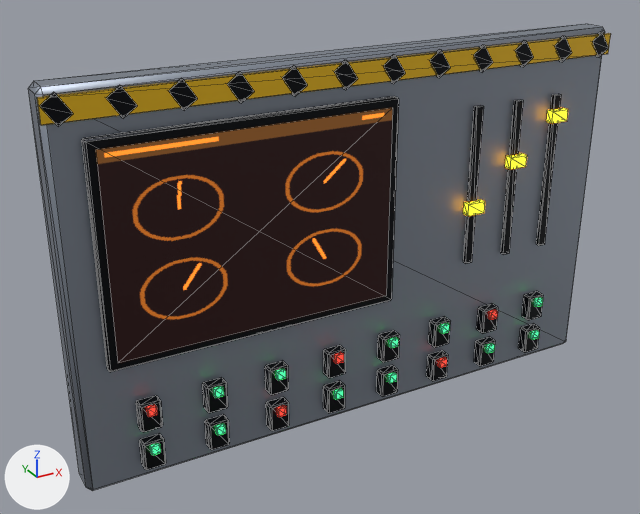
Two versions of the glTF model godot/models/display/display_power_board.glb, one commit apart.
One viewpoint serves both versions: a 50 mm camera at (-1.014, -1.707, 0.812) aimed at (-0.089, -0.024, -0.029). Lighting does not change. The marker at lower left points along +X, +Y and +Z. The older version comes first. Mesh edges are drawn as thin lines. Vertices at exactly the same position are counted once.

Objects in the first picture: 'display_power_board'.
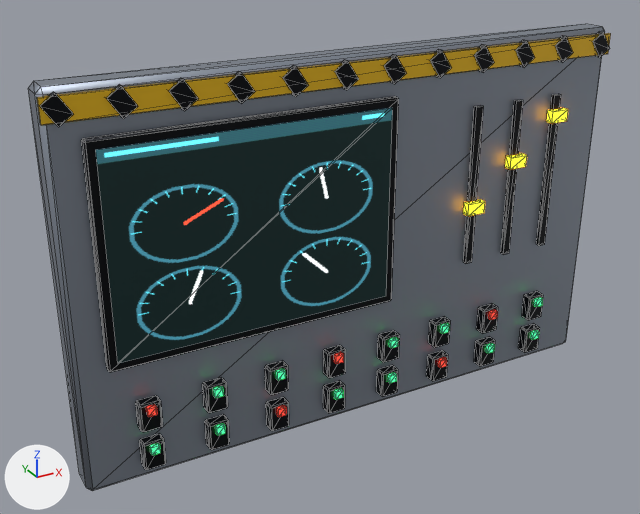
Location of each change, [x1, y1, x2, y2] in pixels of the pictures (640 x 514 px):
part 1 of me_body, rebuilt
    both: [227, 71, 255, 103]
part 2 of me_body, rebuilt
    both: [430, 49, 451, 78]
part 3 of me_body, rebuilt (8% taller)
    before: [592, 32, 609, 57]
    after: [592, 31, 610, 58]
part 4 of me_body, rebuilt
    before: [40, 92, 73, 127]
    after: [40, 91, 73, 127]
part 5 of me_body, rebuilt
    before: [282, 65, 308, 96]
    after: [282, 65, 308, 97]
part 6 of me_body, rebuilt
    both: [383, 54, 406, 84]
part 7 of me_body, rebuilt
    before: [474, 44, 493, 72]
    after: [474, 44, 494, 73]
part 8 of me_body, rebuilt
    before: [555, 36, 572, 62]
    after: [555, 35, 573, 62]
part 9 of me_body, rebuilt
    before: [106, 85, 137, 118]
    after: [106, 84, 138, 119]
part 10 of me_body, rebuilt
    before: [334, 60, 358, 90]
    after: [334, 59, 359, 90]
part 11 of me_body, rebuilt
    before: [515, 40, 534, 67]
    after: [515, 40, 535, 67]
part 12 of me_body, rebuilt (6% taller)
    before: [169, 78, 198, 110]
    after: [169, 77, 198, 111]
part 13 of me_body, recoloured
    both: [96, 107, 393, 363]

The change, as a diff of the scene's bpy script:
```diff
--- a/godot/models/display/display_power_board.glb.py
+++ b/godot/models/display/display_power_board.glb.py
@@ img_life_support @@
+img_life_support = load_image('life_support', '_unpacked/life_support', 256, 256, 'sRGB')
@@ mat_screen_life_support @@
+mat_screen_life_support = bpy.data.materials.new('screen_life_support')
+# colours: black #000000
+# uses the picture img_life_support
@@ me_body @@
 me_body.from_pydata(...)  # 716 vertices, 1214 faces; spans x -0.7..0.7, y -0.116..0.0, z -0.45..0.45
 # used by ob_display_power_board; location = (0.0, 0.0, 0.0)
+# me_body part 1: the loose piece of 8 vertices spanning x -0.334..-0.275, y -0.089..-0.081, z 0.379..0.441 is rebuilt with 8 vertices and now spans x -0.334..-0.275, y -0.092..-0.078, z 0.379..0.441
+# me_body part 2: the loose piece of 8 vertices spanning x 0.153..0.212, y -0.089..-0.081, z 0.379..0.441 is rebuilt with 8 vertices and now spans x 0.153..0.212, y -0.092..-0.078, z 0.379..0.441
+# me_body part 3: the loose piece of 8 vertices spanning x 0.64..0.699, y -0.089..-0.081, z 0.379..0.441 is rebuilt with 8 vertices and now spans x 0.64..0.699, y -0.092..-0.078, z 0.379..0.441
+# me_body part 4: the loose piece of 8 vertices spanning x -0.699..-0.64, y -0.089..-0.081, z 0.379..0.441 is rebuilt with 8 vertices and now spans x -0.699..-0.64, y -0.092..-0.078, z 0.379..0.441
+# me_body part 5: the loose piece of 8 vertices spanning x -0.212..-0.153, y -0.089..-0.081, z 0.379..0.441 is rebuilt with 8 vertices and now spans x -0.212..-0.153, y -0.092..-0.078, z 0.379..0.441
+# me_body part 6: the loose piece of 8 vertices spanning x 0.031..0.09, y -0.089..-0.081, z 0.379..0.441 is rebuilt with 8 vertices and now spans x 0.031..0.09, y -0.092..-0.078, z 0.379..0.441
+# me_body part 7: the loose piece of 8 vertices spanning x 0.275..0.334, y -0.089..-0.081, z 0.379..0.441 is rebuilt with 8 vertices and now spans x 0.275..0.334, y -0.092..-0.078, z 0.379..0.441
+# me_body part 8: the loose piece of 8 vertices spanning x 0.518..0.577, y -0.089..-0.081, z 0.379..0.441 is rebuilt with 8 vertices and now spans x 0.518..0.577, y -0.092..-0.078, z 0.379..0.441
+# me_body part 9: the loose piece of 8 vertices spanning x -0.577..-0.518, y -0.089..-0.081, z 0.379..0.441 is rebuilt with 8 vertices and now spans x -0.577..-0.518, y -0.092..-0.078, z 0.379..0.441
+# me_body part 10: the loose piece of 8 vertices spanning x -0.09..-0.031, y -0.089..-0.081, z 0.379..0.441 is rebuilt with 8 vertices and now spans x -0.09..-0.031, y -0.092..-0.078, z 0.379..0.441
+# me_body part 11: the loose piece of 8 vertices spanning x 0.397..0.456, y -0.089..-0.081, z 0.379..0.441 is rebuilt with 8 vertices and now spans x 0.397..0.456, y -0.092..-0.078, z 0.379..0.441
+# me_body part 12: the loose piece of 8 vertices spanning x -0.456..-0.397, y -0.089..-0.081, z 0.379..0.441 is rebuilt with 8 vertices and now spans x -0.456..-0.397, y -0.092..-0.078, z 0.379..0.441
+# me_body part 13: 2 faces spanning x -0.61..0.05, y -0.102, z -0.13..0.33 switch from mat_screen_power to mat_screen_life_support
 me_body.materials.append(mat_hull_mid)
```
